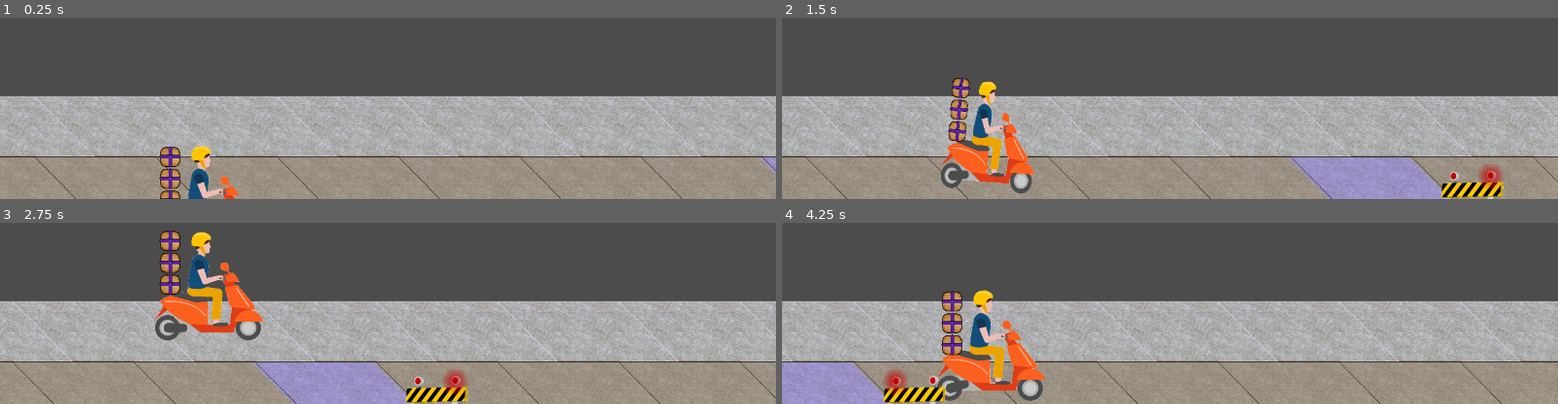
Above: before the commit, frames 1-4 (two rows, left to right).
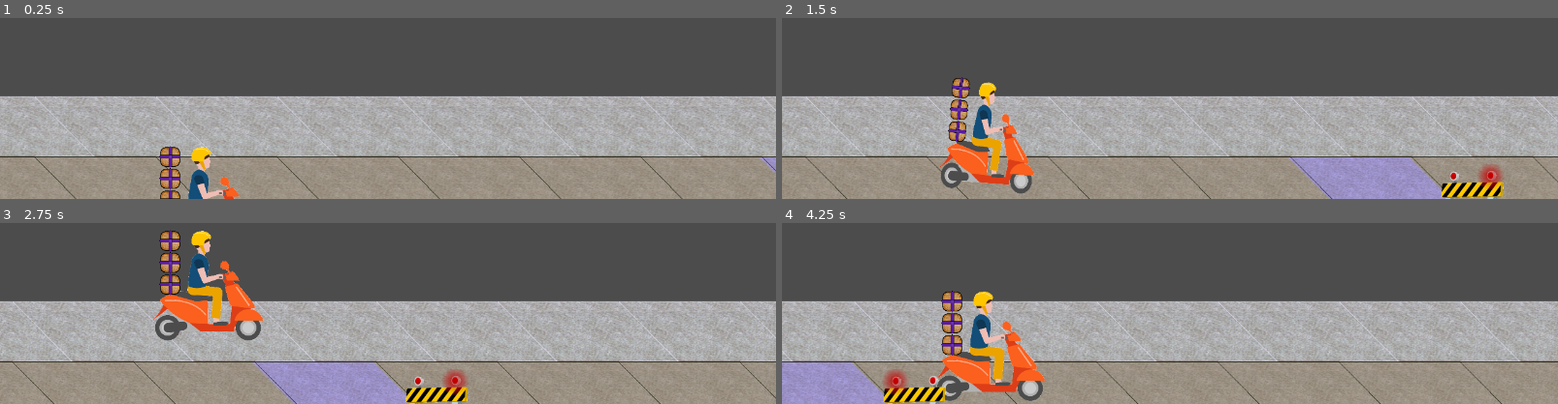
Above: after the commit, the same moments.

Repository: Anatolij-Grigorjev/MopedRebelGO
Game: Godot game, scene res://stages/test/test_stage.tscn
The game is run twice, just before and just after one commit, with the same random seed, the same clock (stepped at 60 frames per second) and the same inputs.
Inputs:
- Up to frame 1 (0.25 s): no input
- Up to frame 2 (1.5 s): hold W (swerve_up) 0.53-1.28 s; hold Space 0.53-1.28 s; hold S (swerve_down) from 1.28 s (still down); tap Space at 1.35 s
- Up to frame 3 (2.75 s): tap Space at 1.52, 1.82 s; release S (swerve_down) at 2.03 s; hold W (swerve_up) from 2.03 s (still down); hold Space from 2.03 s (still down)
- Up to frame 4 (4.25 s): release Space at 2.78 s; tap Space at 2.85, 3.02, 3.32 s; release W (swerve_up) at 3.53 s; hold S (swerve_down) from 3.53 s (still down); hold Space from 3.53 s (still down)

The runs differ from the first frame. In frame 1, 0.3% of the frame differs, in the area x 24-31%, y 70-100%; in frame 2, 0.8%; in frame 3, 0.9%; in frame 4, 0.9%, in the area x 19-34%, y 36-97%.
Error in both runs: Invalid get index '-1' (on base: 'Array'). (res://utils/logger.gd:103)

Commit message:
add street cred moving progressbar

Diff:
--- /dev/null
+++ b/game/gui/street_cred_progress_bar.gd
@@ -0,0 +1,83 @@
+extends ProgressBar
+class_name StreetCredProgressBar
+"""
+This script controls the progress bar for street cred -
+responds to signals of making it grow, loops over it if the growing reached
+a new level, add completion chyme in that case.
+Street bar growth happens alongside SC label slide upwards. SC label should always
+remain just inside prgress bar progress section, (unless at bar bottom)
+"""
+var Logger : Resource = preload("res://utils/logger.gd")
+
+
+const PROGRESS_ALTER_VELOCITY_SEC = 0.5
+
+
+onready var State : GameState = get_node("/root/G")
+onready var LOG: Logger = Logger.new(self)
+onready var sc_label : Label = $SCLabel
+onready var tween : Tween = $BarGrower
+
+
+var _progress_value_nodepath : NodePath = NodePath(":value")
+
+func _process(delta: float) -> void:
+	if (Input.is_key_pressed(KEY_SPACE)):
+		var new_value : float = randf() * max_value
+		grow_progress_local(new_value)
+
+
+func _ready():
+	if (State):
+		var prev_sc_level : Dictionary = C.MR_STREET_CRED_LEVELS[State.next_street_cred_level_idx - 1]
+		var next_sc_level : Dictionary = C.MR_STREET_CRED_LEVELS[State.next_street_cred_level_idx]
+		self.min_value = prev_sc_level.req_sc
+		self.max_value = next_sc_level.req_sc
+		self.value = State.current_street_scred
+
+	sc_label.rect_position = _get_label_position_current_progress()
+	tween.connect("tween_step", self, "_on_tween_step")
+
+
+func _on_tween_step(source: Object, prop_path: NodePath, elapsed: float, value: Object) -> void:
+	#this is a tween about changing progress bar value, adjust label
+	if (source == self and prop_path == _progress_value_nodepath):
+		var new_rect_pos := _get_label_position_current_progress()
+		sc_label.rect_position = new_rect_pos
+
+
+func _get_label_position_current_progress() -> Vector2:
+	var label_size := sc_label.rect_size
+	var fullness_coef : float = value / max_value
+	var bar_top_pos : float = rect_size.x * fullness_coef
+	var new_label_height :float = bar_top_pos - label_size.x
+	if (new_label_height <= 0):
+		return Vector2.ZERO
+	else:
+		return Vector2(new_label_height, 0)
+
+
+func grow_progress_local(new_progress: int) -> void:
+	if (new_progress > max_value):
+		LOG.error("Want to grow progress {} above current max {}, use 'grow_progress_next_level'!",
+			[new_progress, max_value]
+		)
+	_prepare_and_start_tween(new_progress)
+
+
+func _prepare_and_start_tween(new_progress: int) -> void:
+	tween.remove_all()
+	var progress_alter_distance = abs(value - new_progress)
+	var progress_alter_relative = progress_alter_distance / max_value
+	var alter_time_secs = progress_alter_relative / PROGRESS_ALTER_VELOCITY_SEC
+	LOG.info("altering {} to {}, which is {}({}), in {} seconds", [
+		value, new_progress,
+		progress_alter_distance, progress_alter_relative,
+		alter_time_secs
+	])
+	tween.interpolate_property(
+		self, "value",
+		value, new_progress,
+		alter_time_secs, Tween.TRANS_LINEAR, Tween.EASE_OUT
+	)
+	tween.start()
--- /dev/null
+++ b/game/gui/street_cred_progress_bar.tscn
@@ -0,0 +1,55 @@
+[gd_scene load_steps=4 format=2]
+
+[ext_resource path="res://gui/street_cred_progress_bar.gd" type="Script" id=1]
+
+[sub_resource type="StyleBoxFlat" id=1]
+bg_color = Color( 0.839216, 0.886275, 0.0431373, 1 )
+border_width_left = 5
+border_width_top = 5
+border_width_right = 3
+border_width_bottom = 5
+border_color = Color( 0, 0, 0, 1 )
+corner_radius_top_left = 5
+corner_radius_top_right = 5
+corner_radius_bottom_right = 5
+corner_radius_bottom_left = 5
+corner_detail = 5
+
+[sub_resource type="StyleBoxFlat" id=2]
+bg_color = Color( 0.6, 0.6, 0.6, 0 )
+border_width_left = 5
+border_width_top = 5
+border_width_right = 5
+border_width_bottom = 5
+border_color = Color( 0, 0, 0, 1 )
+corner_radius_top_left = 5
+corner_radius_top_right = 5
+corner_radius_bottom_right = 5
+corner_radius_bottom_left = 5
+
+[node name="StreetCredProgressBar" type="ProgressBar"]
+margin_left = -274.213
+margin_top = 274.13
+margin_right = 325.787
+margin_bottom = 324.13
+rect_rotation = 270.0
+rect_pivot_offset = Vector2( 300, 25 )
+custom_styles/fg = SubResource( 1 )
+custom_styles/bg = SubResource( 2 )
+value = 15.0
+percent_visible = false
+script = ExtResource( 1 )
+
+[node name="SCLabel" type="Label" parent="."]
+margin_left = 40.0
+margin_right = 90.0
+margin_bottom = 50.0
+rect_rotation = 90.0
+rect_pivot_offset = Vector2( 25, 25 )
+custom_colors/font_color = Color( 0, 0, 0, 1 )
+text = "SC"
+align = 1
+valign = 1
+uppercase = true
+
+[node name="BarGrower" type="Tween" parent="."]
--- a/game/project.godot
+++ b/game/project.godot
@@ -18,6 +18,11 @@
 "class": "DeliveryPackage",
 "language": "GDScript",
 "path": "res://rebel/delivery_package.gd"
+}, {
+"base": "Node",
+"class": "GameState",
+"language": "GDScript",
+"path": "res://utils/game_state.gd"
 }, {
 "base": "Node",
 "class": "Helpers",
@@ -63,10 +68,16 @@
 "class": "StageControl",
 "language": "GDScript",
 "path": "res://stages/stage_control.gd"
+}, {
+"base": "ProgressBar",
+"class": "StreetCredProgressBar",
+"language": "GDScript",
+"path": "res://gui/street_cred_progress_bar.gd"
 } ]
 _global_script_class_icons={
 "C": "",
 "DeliveryPackage": "",
+"GameState": "",
 "Helpers": "",
 "InputProcessor": "",
 "Logger": "",
@@ -75,7 +86,8 @@
 "ObstacleDetector": "",
 "PackagesBundle": "",
 "RoadBlock": "",
-"StageControl": ""
+"StageControl": "",
+"StreetCredProgressBar": ""
 }
 
 [application]
@@ -88,6 +100,7 @@
 [autoload]
 
 F="*res://utils/static_helpers.gd"
+G="*res://utils/game_state.gd"
 
 [debug]
 
--- a/game/rebel/moped_rebel.tscn
+++ b/game/rebel/moped_rebel.tscn
@@ -170,7 +170,7 @@
 [node name="AnimatedSprite" type="AnimatedSprite" parent="."]
 position = Vector2( 0, -210 )
 frames = SubResource( 2 )
-frame = 2
+frame = 3
 playing = true
 
 [node name="PackagesBundle" parent="AnimatedSprite" instance=ExtResource( 6 )]
--- a/game/stages/stage_control.gd
+++ b/game/stages/stage_control.gd
@@ -12,8 +12,10 @@
 onready var LOG: Logger = Logger.new(self)
 onready var F : Helpers = get_node("/root/F")
 
+
 export(int) var num_stage_tracks := 5
 export(int) var current_moped_track := 3
+
 
 var _upper_tracks_pos : Vector2
 
--- /dev/null
+++ b/game/utils/game_state.gd
@@ -0,0 +1,10 @@
+extends Node
+class_name GameState
+
+
+var current_street_scred : int = 144
+var next_street_cred_level_idx : int = 1
+
+
+func _ready():
+	pass # Replace with function body.
--- a/game/utils/static_constants.gd
+++ b/game/utils/static_constants.gd
@@ -36,3 +36,29 @@
 const MR_SWERVE_DURATION_SEC: float = 0.2
 const MR_OBSTACLE_PUSHBACK_DURATION_SEC: float = 0.3
 const MR_OBSTACLE_PUSHBACK_AMOUNT: float = 700.7
+const MR_STREET_CRED_LEVELS : Array = [
+	{
+		"req_sc": 0,
+		"name": "Moped Nobody"
+	},
+	{
+		"req_sc": 1000,
+		"name": "Moped Kid"
+	},
+	{
+		"req_sc": 2000,
+		"name": "Moped Punk"
+	},
+	{
+		"req_sc": 3000,
+		"name": "Moped Bro"
+	},
+	{
+		"req_sc": 4000,
+		"name": "Moped Dude"
+	},
+	{
+		"req_sc": 5000,
+		"name": "Moped Rebel"
+	}
+]
